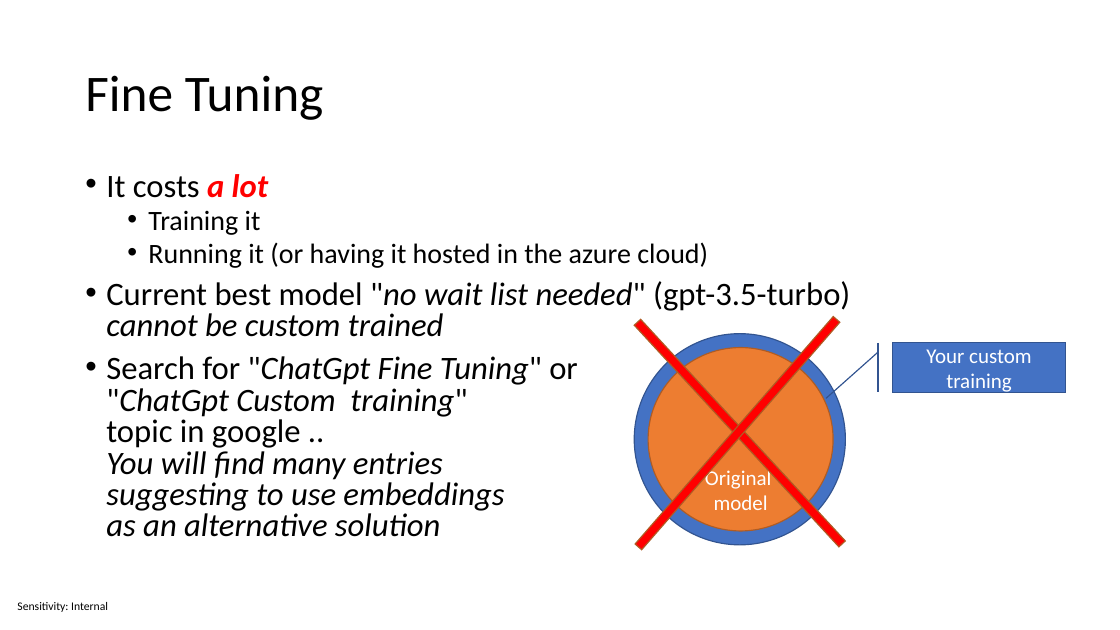
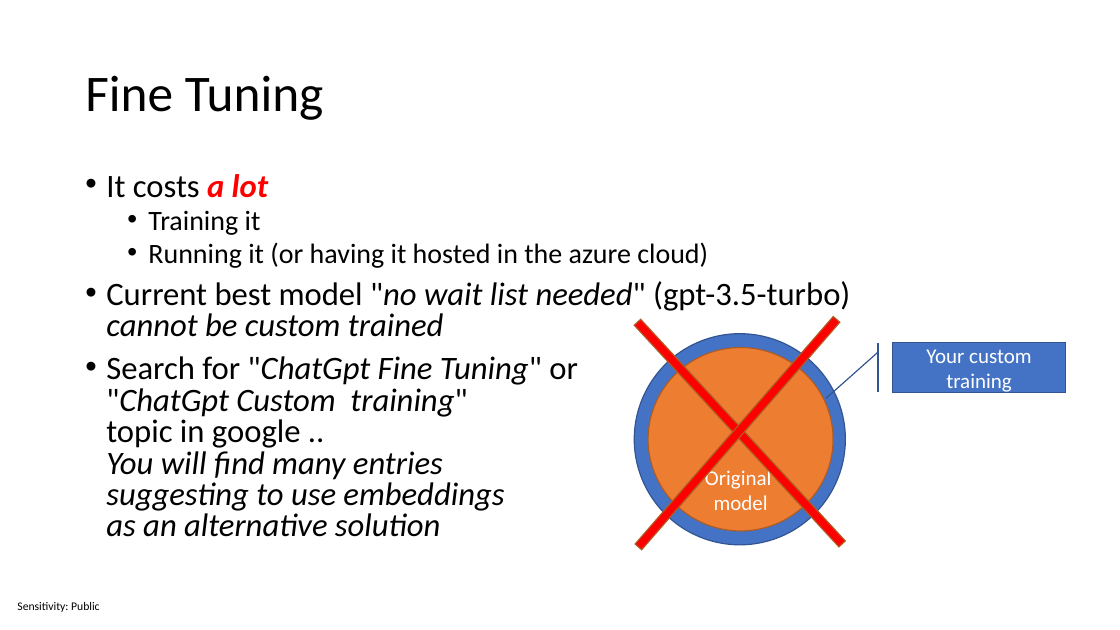
Before and after one commit to sabbadino/csharp-meets-chatgpt, a slide deck: slide 7 of mymsc-chatGpt-Presentation.pptx. Drawn at 1120x630 pixels with LibreOffice and Linux fonts; fonts in the diff are those of the drawing. Boxes give left, top, right and bottom in pixels: in the first picture for what was removed or moved away, otherwise in the second. Text is boxed around its words. In the diff, an @@ line names an element or a change of style, - is before the commit and + after.

```diff
--- a/mymsc-chatGpt-Presentation.pptx
+++ b/mymsc-chatGpt-Presentation.pptx
@@ text at [17,602,99,612]: text changed @@
-Sensitivity: Internal
+Sensitivity: Public
```
Also in this commit, not shown: 16 other slides changed, 1 slide added.
